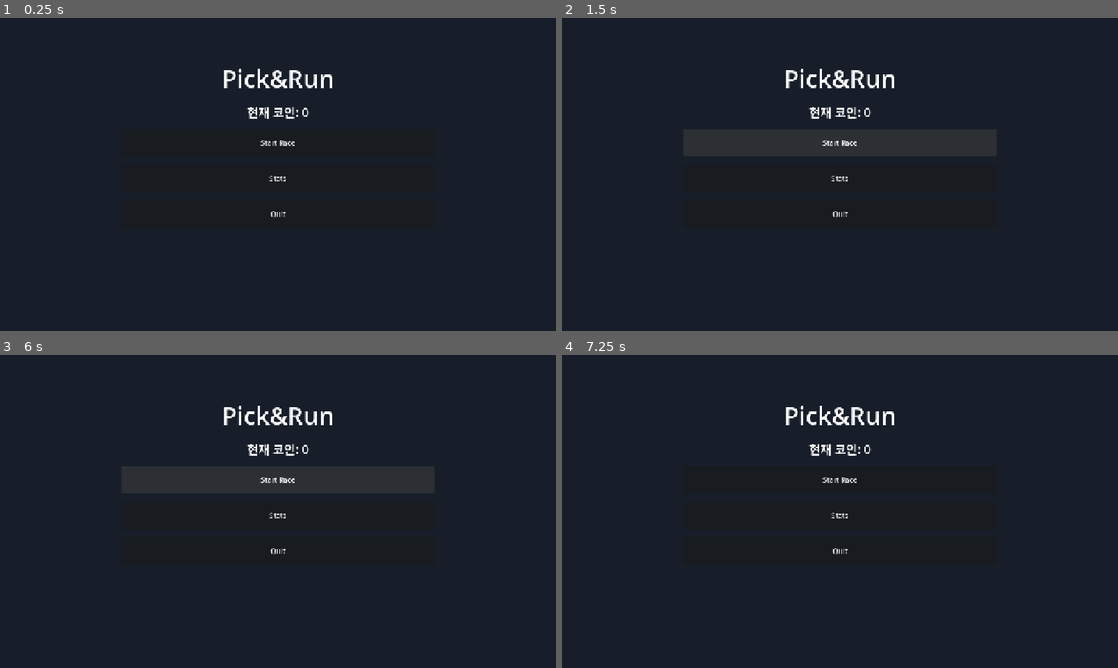
Above: before the commit, frames 1-4 (two rows, left to right).
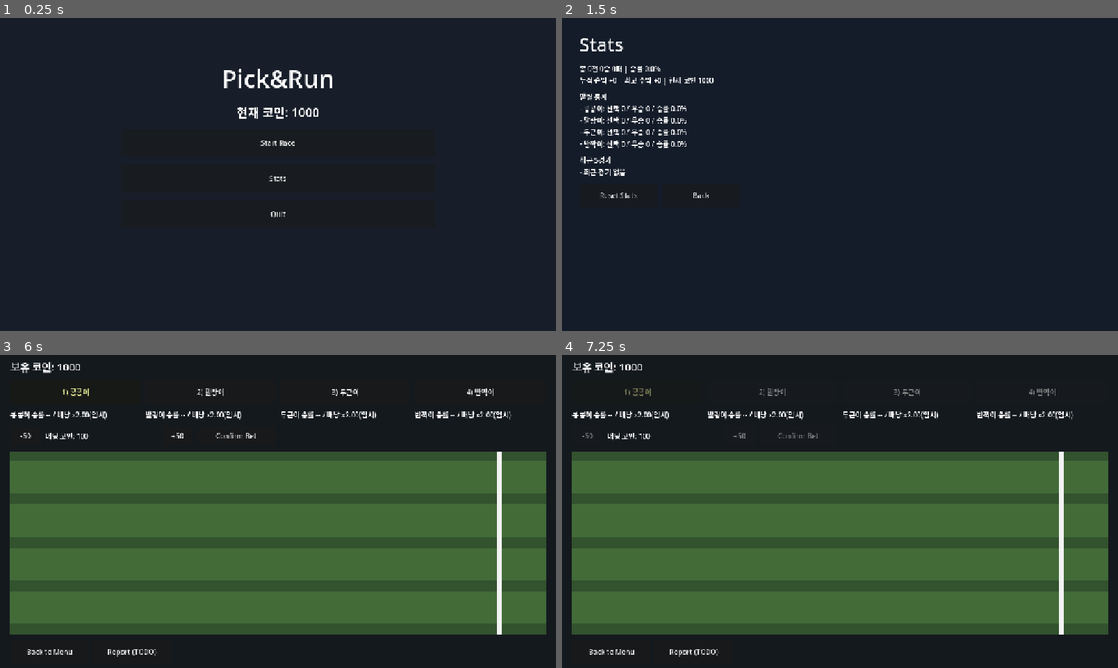
Above: after the commit, the same moments.

Repository: NAYUNCHAN/Pick-Run
Game: Godot game, scene res://scenes/MainMenu.tscn
Two runs of this game, one before a commit and one after it. Both use one fixed random seed, a clock stepped at 60 frames per second and the inputs below.
Inputs (mouse positions are in pixels of both pictures, inside the frame that each line leads up to):
- Up to frame 1 (0.25 s): no input
- Up to frame 2 (1.5 s): click "Stats" at 0.5 s; click (840, 143) at 1.25 s, where only the run before the commit has a clickable "Start Race"
- Up to frame 3 (6 s): click (278, 480) at 2 s, where only the run before the commit has a clickable "Start Race"; click (278, 514) at 2.75 s, where only the run before the commit has a clickable "Stats"; click (278, 480) at 3.5 s, where only the run before the commit has a clickable "Start Race"; click (278, 514) at 4.25 s, where only the run before the commit has a clickable "Stats"; click (139, 533) at 5 s, where only the run after the commit has a clickable "Back"; click "Start Race" at 5.75 s
- Up to frame 4 (7.25 s): click (795, 436) at 6.5 s, where only the run after the commit has a clickable "Confirm Bet"

The runs differ from the first frame. In frame 1, 0.3% of the frame differs, in the area x 42-58%, y 28-33%; in frame 2, 2.4%; in frame 3, 59%, in the area x 1-99%, y 2-97%; in frame 4, 58%.
Error before the commit: Parse Error: Class "GameState" hides an autoload singleton. (res://scripts/GameState.gd:2)
Error after the commit: Invalid assignment of property or key 'text' with value of type 'String' on a base object of type 'Nil'. (res://scripts/MainMenu.gd:19)

Commit message:
Fix Variant inference warnings in stats and race controllers

Diff:
--- a/scripts/GameState.gd
+++ b/scripts/GameState.gd
@@ -1,5 +1,4 @@
 extends Node
-class_name GameState
 
 const START_COINS := 1000
 const TEMP_MULTIPLIER := 2.0 # TODO: 다음 작업에서 몬테카를로 배당으로 교체
--- a/scripts/RaceController.gd
+++ b/scripts/RaceController.gd
@@ -62,8 +62,8 @@
 		if randf() < (float(data["luck"]) / 100.0) * 0.05:
 			luck_bonus = randf_range(10.0, 22.0)
 
-		var move_speed := max(30.0, float(data["base_speed"]) * fatigue_multiplier + speed_variance + luck_bonus)
-		var move_delta := move_speed * delta
+		var move_speed: float = float(max(30.0, float(data["base_speed"]) * fatigue_multiplier + speed_variance + luck_bonus))
+		var move_delta: float = move_speed * delta
 		node.race_distance += move_delta
 		node.position.x += move_delta
 		if node.position.x >= finish_line.position.x and winner_idx == -1:
--- a/scripts/StatsController.gd
+++ b/scripts/StatsController.gd
@@ -27,7 +27,7 @@
 	var horse_lines: Array[String] = []
 	for horse in HorseData.get_all_horses():
 		var name := str(horse["name"])
-		var hstat := GameState.horse_stats.get(name, {"selected": 0, "wins": 0})
+		var hstat = GameState.horse_stats.get(name, {"selected": 0, "wins": 0})
 		var selected := int(hstat.get("selected", 0))
 		var hwins := int(hstat.get("wins", 0))
 		var hwin_rate := 0.0 if selected == 0 else (float(hwins) / float(selected)) * 100.0
